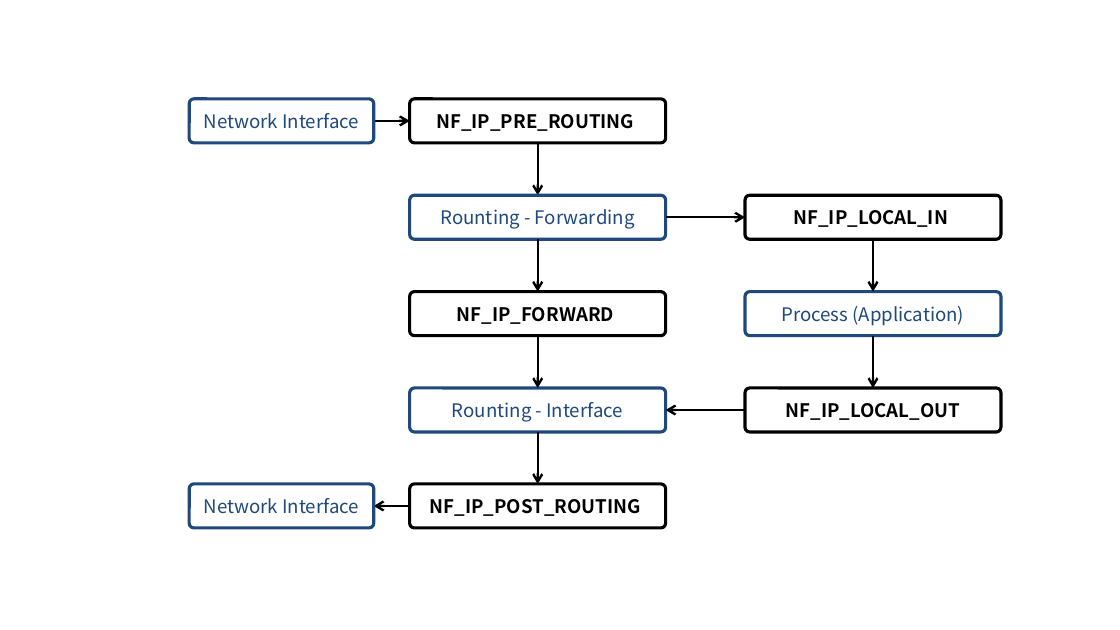
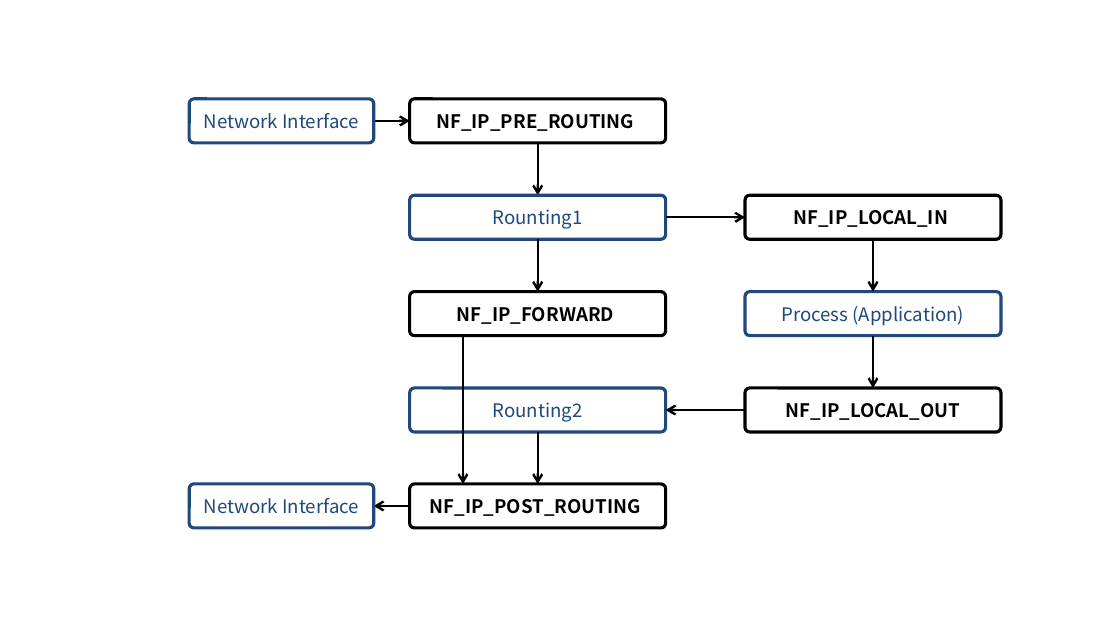
Before and after one commit to ssup2/blog-old, a slide deck: slide 1 of images/theory_analysis/Linux_Netfilter_iptables/Linux_netfilter_iptables.pptx. Drawn at 1120x630 pixels with LibreOffice and Linux fonts; fonts in the diff are those of the drawing. Boxes give left, top, right and bottom in pixels: in the first picture for what was removed or moved away, otherwise in the second. Text is boxed around its words. In the diff, an @@ line names an element or a change of style, - is before the commit and + after.

```diff
--- a/images/theory_analysis/Linux_Netfilter_iptables/Linux_netfilter_iptables.pptx
+++ b/images/theory_analysis/Linux_Netfilter_iptables/Linux_netfilter_iptables.pptx
@@ text in rounded rectangle at [493,209,583,229]: text changed @@
-Rounting - Forwarding
+Rounting1
@@ arrow moved from (538, 336) - (538, 388) to (463, 336) - (463, 484) @@
@@ text in rounded rectangle at [493,402,583,422]: text changed @@
-Rounting - Interface
+Rounting2
```
Also in this commit, not shown: 1 other slide changed, 3 other files.
